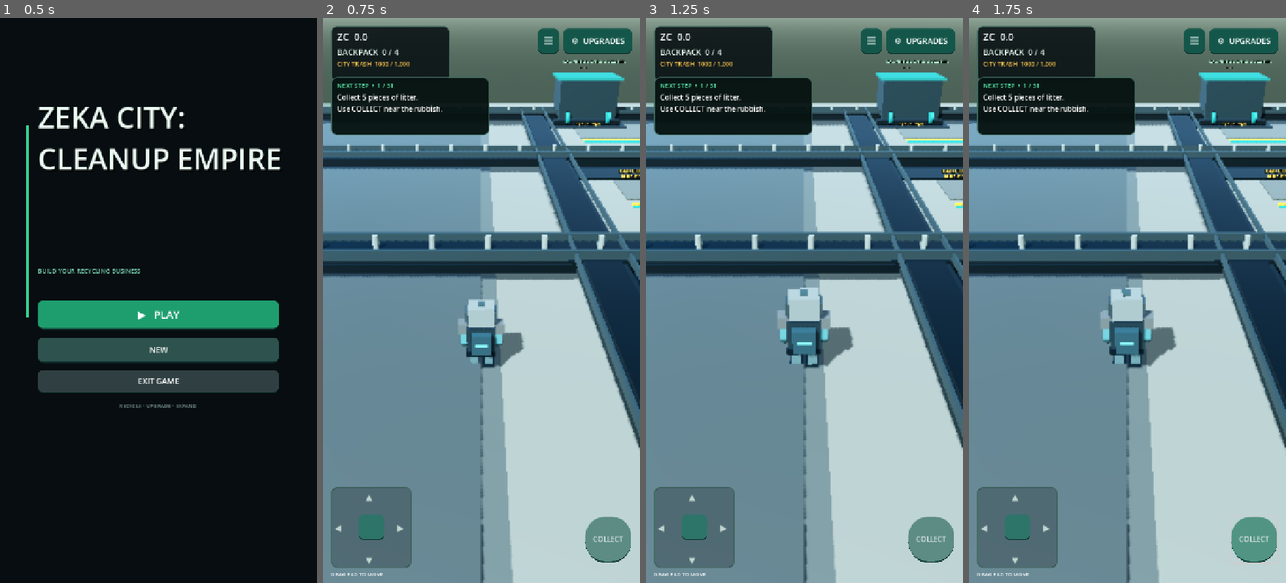
Above: before the commit, frames 1-4 (left to right).
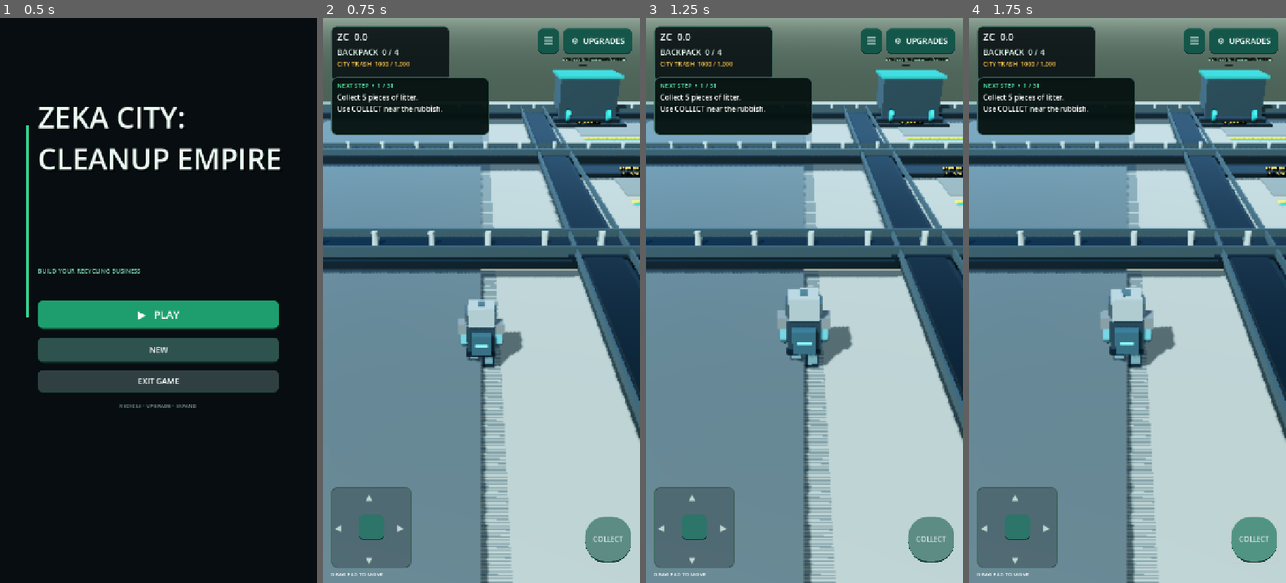
Above: after the commit, the same moments.

Repository: zekainstabot/trash-empire
Game: Godot game, scene res://Scenes/Main.tscn
Two runs of this game, one before a commit and one after it. Both use one fixed random seed, a clock stepped at 60 frames per second and the inputs below.
Inputs:
- Up to frame 1 (0.5 s): no input
- Up to frame 2 (0.75 s): click "▶ PLAY" at 0.5 s
- Up to frame 3 (1.25 s): no input
- Up to frame 4 (1.75 s): click "COLLECT" at 1.25 s

Frame 1 is identical in both runs. In frame 2, 12% of the frame differs, in the area x 0-100%, y 7-100%; in frame 3, 12%; in frame 4, 12%.

Commit message:
Level factory entrance floor with city ground

Diff:
--- a/Scripts/main.gd
+++ b/Scripts/main.gd
@@ -3824,9 +3824,9 @@
 	var concrete := Color(0.39, 0.43, 0.42)
 
 	# Large, uncluttered factory floor and simple perimeter.
-	_box("MegaFactoryFoundation", Vector3(166.0, 0.08, 0.0), Vector3(72.0, 0.16, 72.0), concrete, true)
-	_box("FactoryServiceLane", Vector3(166.0, 0.18, -31.0), Vector3(65.0, 0.08, 3.0), Color(0.29, 0.33, 0.33), true)
-	_box("FactoryFrontApron", Vector3(137.0, 0.16, 0.0), Vector3(13.0, 0.12, 64.0), Color(0.31, 0.35, 0.34), true)
+	_box("MegaFactoryFoundation", Vector3(166.0, 0.035, 0.0), Vector3(72.0, 0.07, 72.0), concrete, true)
+	_box("FactoryServiceLane", Vector3(166.0, 0.075, -31.0), Vector3(65.0, 0.05, 3.0), Color(0.29, 0.33, 0.33), true)
+	_box("FactoryFrontApron", Vector3(137.0, 0.035, 0.0), Vector3(13.0, 0.07, 64.0), Color(0.31, 0.35, 0.34), true)
 
 	# Open-air factory: no roof, walls, or structural columns.
 
